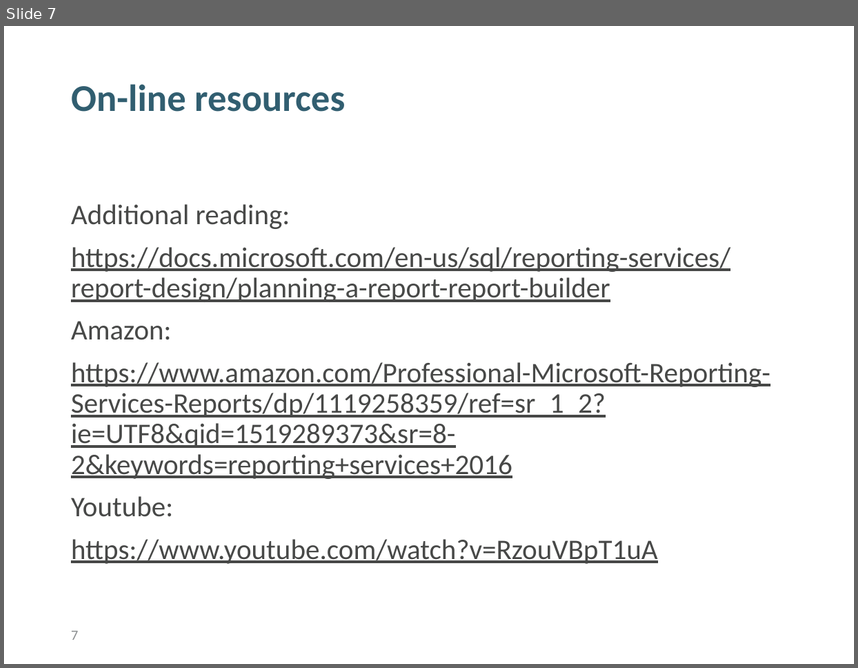
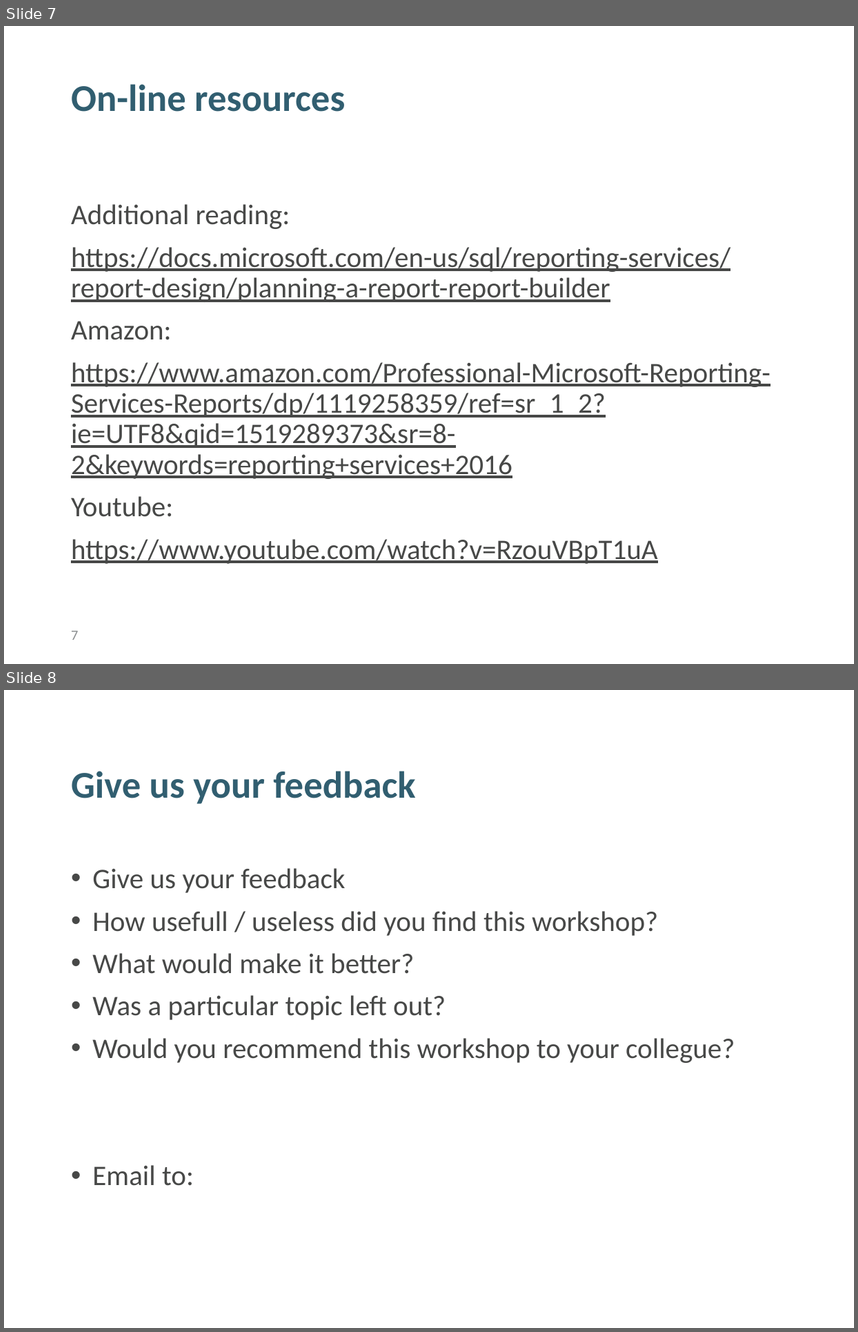
Before and after one commit to tomazgeni/FawltyTowers, a slide deck: ReportingServer_Delavnica.pptx. Shown one above the other, each under a label of ours: slide 7 before the commit, slides 7 and 8 after it. The pictures are 858x668 and 858x1332 pixels, drawn with LibreOffice and Linux fonts; fonts in the diff are those of the drawing; background and template pictures are left out. Boxes give left, top, right and bottom in pixels: in the first picture for what was removed or moved away, otherwise in the second. Text is boxed around its words. In the diff, an @@ line names an element or a change of style, - is before the commit and + after.

```diff
--- a/ReportingServer_Delavnica.pptx
+++ b/ReportingServer_Delavnica.pptx
@@ slide 8 added at box(4, 690, 854, 1328), background #FFFFFF @@
@@ title added at box(71, 771, 415, 804), 32 pt, text #315E70, bold @@
+Give us your feedback
@@ text added at box(92, 868, 735, 1185), 24 pt, text #474847 @@
+• Give us your feedback
+• How usefull / useless did you find this workshop?
+• What would make it better?
+• Was a particular topic left out?
+• Would you recommend this workshop to your collegue?
+• Email to:
```
